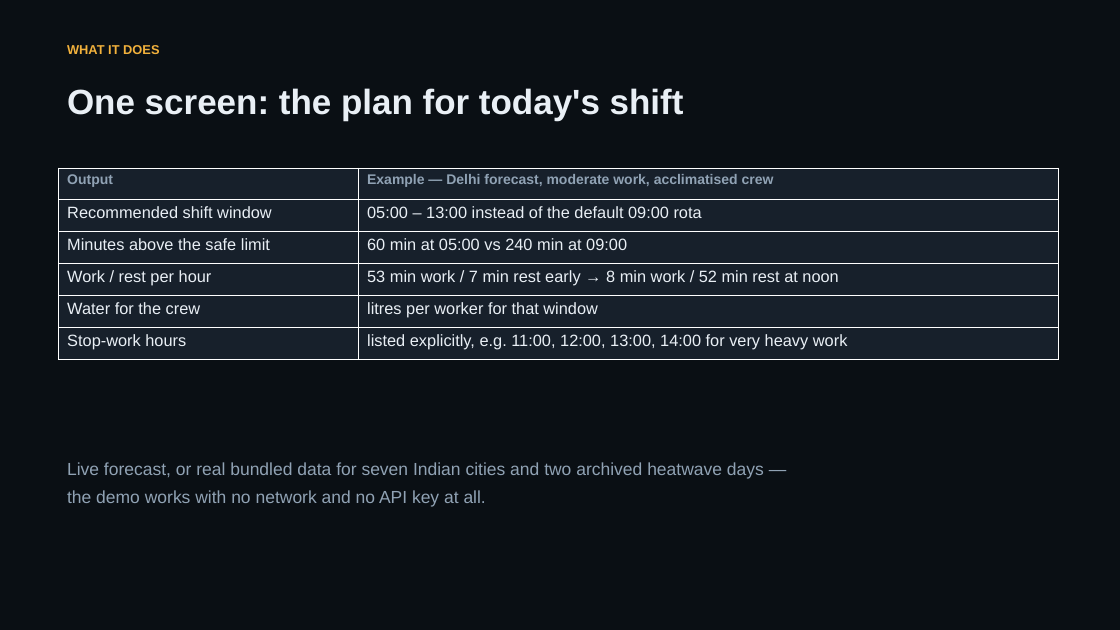
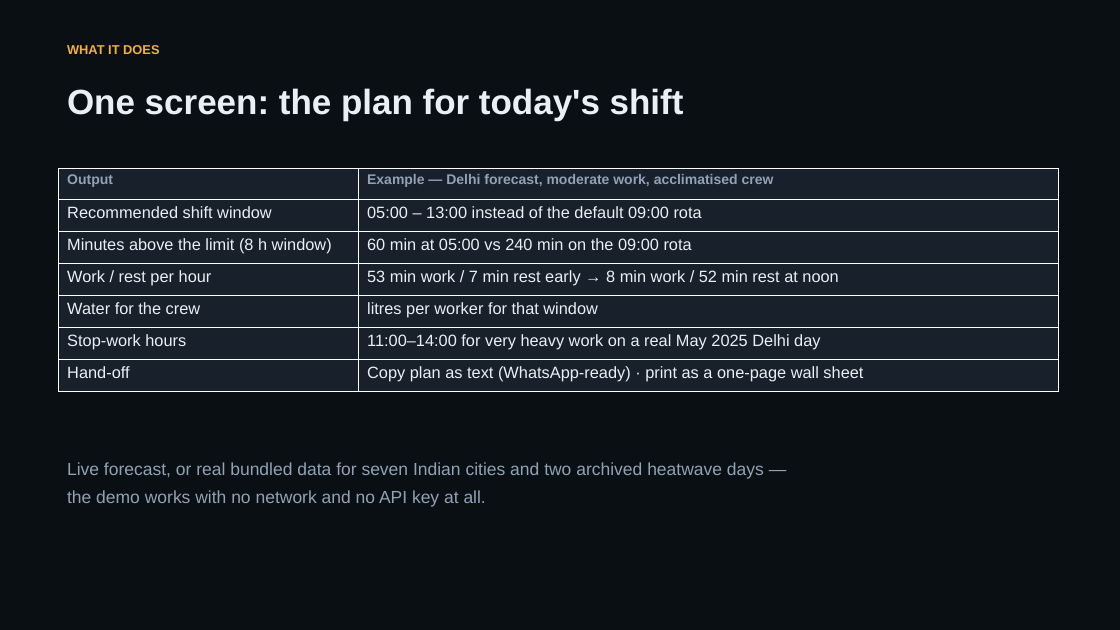
Before and after one commit to sgoel2be24-cyber/shramshield, a slide deck: slide 3 of deck/ShramShield-HACKDAY-1.0.pptx. Drawn at 1120x630 pixels with LibreOffice and Linux fonts; fonts in the diff are those of the drawing. Boxes give left, top, right and bottom in pixels: in the first picture for what was removed or moved away, otherwise in the second. Text is boxed around its words. In the diff, an @@ line names an element or a change of style, - is before the commit and + after.

Commit message:
deck: sync to the audited artifact — 69/69 tests, copy-plan hand-off row, metric basis stated

```diff
--- a/deck/ShramShield-HACKDAY-1.0.pptx
+++ b/deck/ShramShield-HACKDAY-1.0.pptx
@@ table at (59, 168, 1059, 392) @@
-row 3, column 1: Minutes above the safe limit
+row 3, column 1: Minutes above the limit (8 h window)
-row 3, column 2: 60 min at 05:00 vs 240 min at 09:00
+row 3, column 2: 60 min at 05:00 vs 240 min on the 09:00 rota
-row 6: Stop-work hours | listed explicitly, e.g. 11:00, 12:00, 13:00, 14:00 for very heavy work
+row 6: Stop-work hours | 11:00–14:00 for very heavy work on a real May 2025 Delhi day
+row 7: Hand-off | Copy plan as text (WhatsApp-ready) · print as a one-page wall sheet
```
Also in this commit, not shown: 1 other slide changed, 1 other file.
